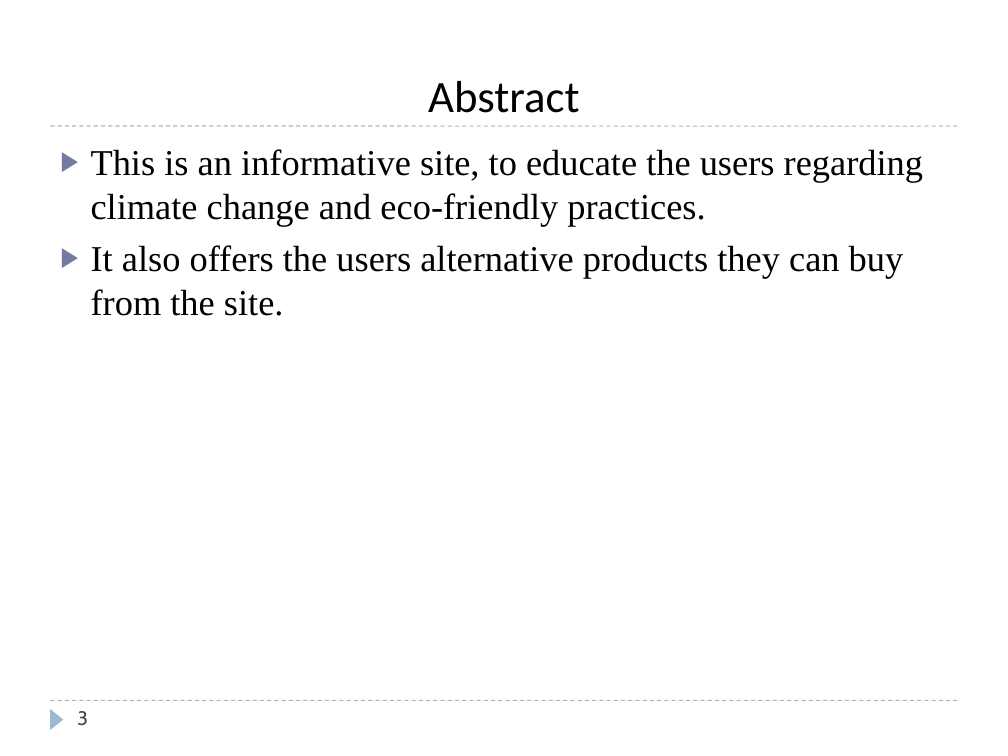
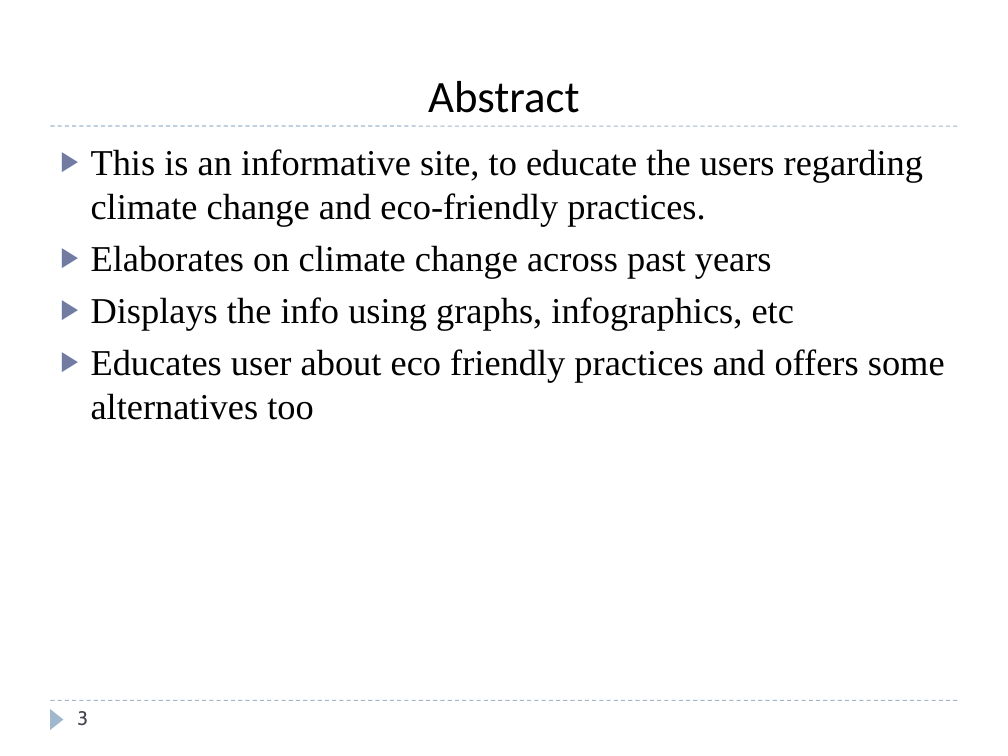
Before and after one commit to Easwer-ALU/ADP-project, a slide deck: slide 3 of ADP-PROJECT-PPT-TEMPLATE.pptx. Drawn at 1008x756 pixels with LibreOffice and Linux fonts; fonts in the diff are those of the drawing. Boxes give left, top, right and bottom in pixels: in the first picture for what was removed or moved away, otherwise in the second. Text is boxed around its words. In the diff, an @@ line names an element or a change of style, - is before the commit and + after.

```diff
--- a/ADP-PROJECT-PPT-TEMPLATE.pptx
+++ b/ADP-PROJECT-PPT-TEMPLATE.pptx
@@ text at (91,245,945,420): text changed @@
-▶ It also offers the users alternative products they can buy from the site.
+▶ Elaborates on climate change across past years
+▶ Displays the info using graphs, infographics, etc
+▶ Educates user about eco friendly practices and offers some alternatives too
```
Also in this commit, not shown: 2 other slides changed, 1 slide added, 2 slides removed, 5 other files.
